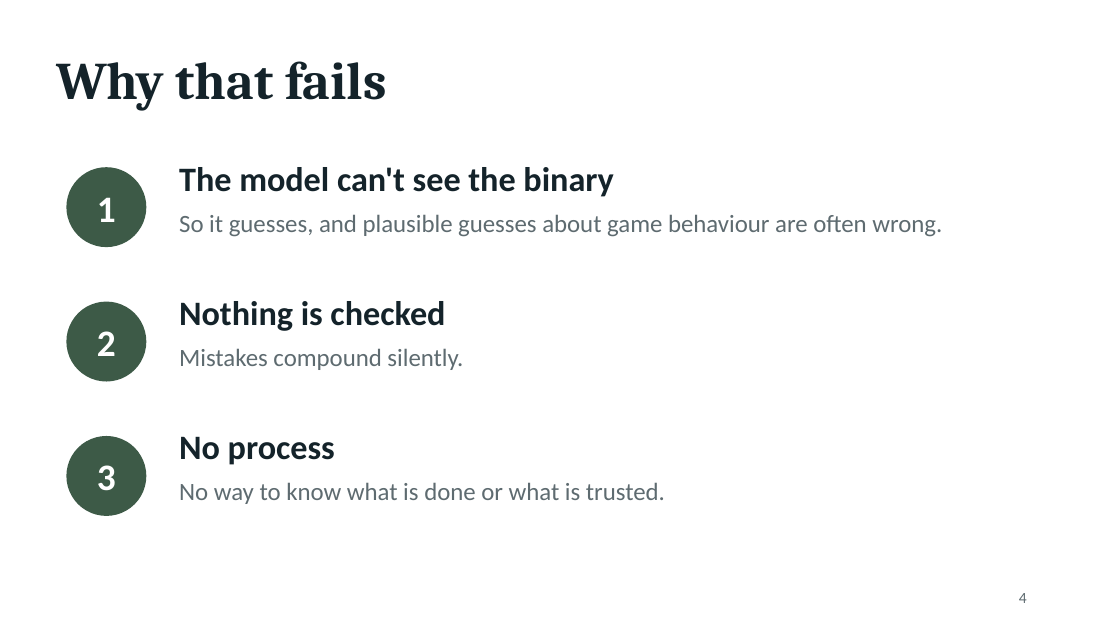
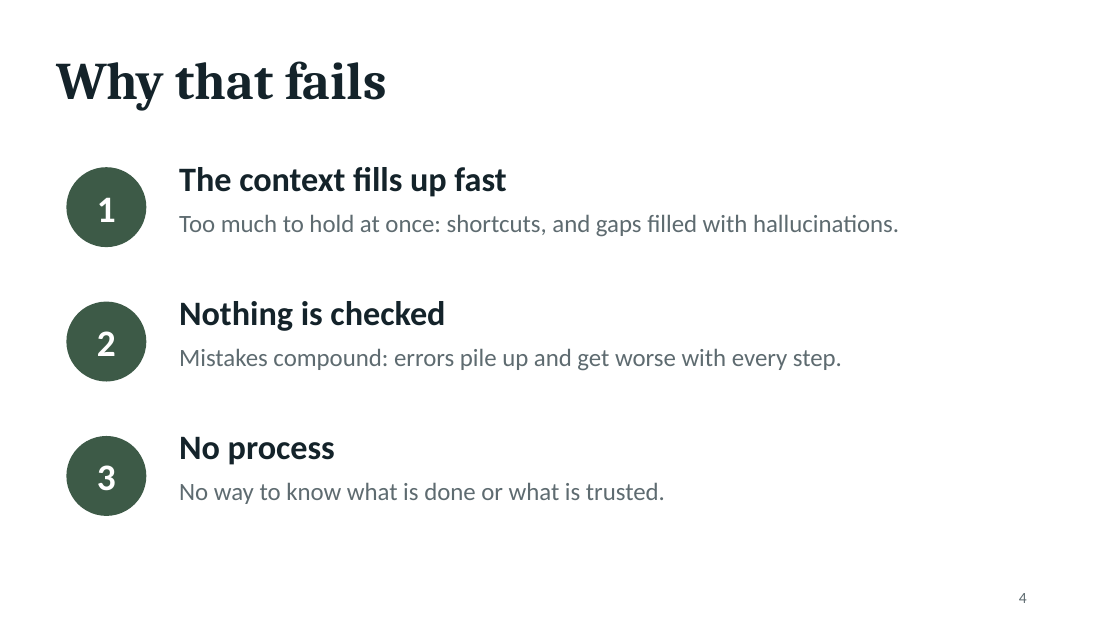
Before and after one commit to kelmer44/tesoro-stuff, a slide deck: slide 4 of prez/tesoro_talk.pptx. Drawn at 1120x630 pixels with LibreOffice and Linux fonts; fonts in the diff are those of the drawing. Boxes give left, top, right and bottom in pixels: in the first picture for what was removed or moved away, otherwise in the second. Text is boxed around its words. In the diff, an @@ line names an element or a change of style, - is before the commit and + after.

```diff
--- a/prez/tesoro_talk.pptx
+++ b/prez/tesoro_talk.pptx
@@ text at <box>179,167,506,197</box>: text changed @@
-The model can't see the binary
+The context fills up fast
@@ text at <box>179,214,899,237</box>: text changed @@
-So it guesses, and plausible guesses about game behaviour are often wrong.
+Too much to hold at once: shortcuts, and gaps filled with hallucinations.
@@ text at <box>179,348,842,371</box>: text changed @@
-Mistakes compound silently.
+Mistakes compound: errors pile up and get worse with every step.
```
Also in this commit, not shown: 3 other slides changed, 9 other files.
